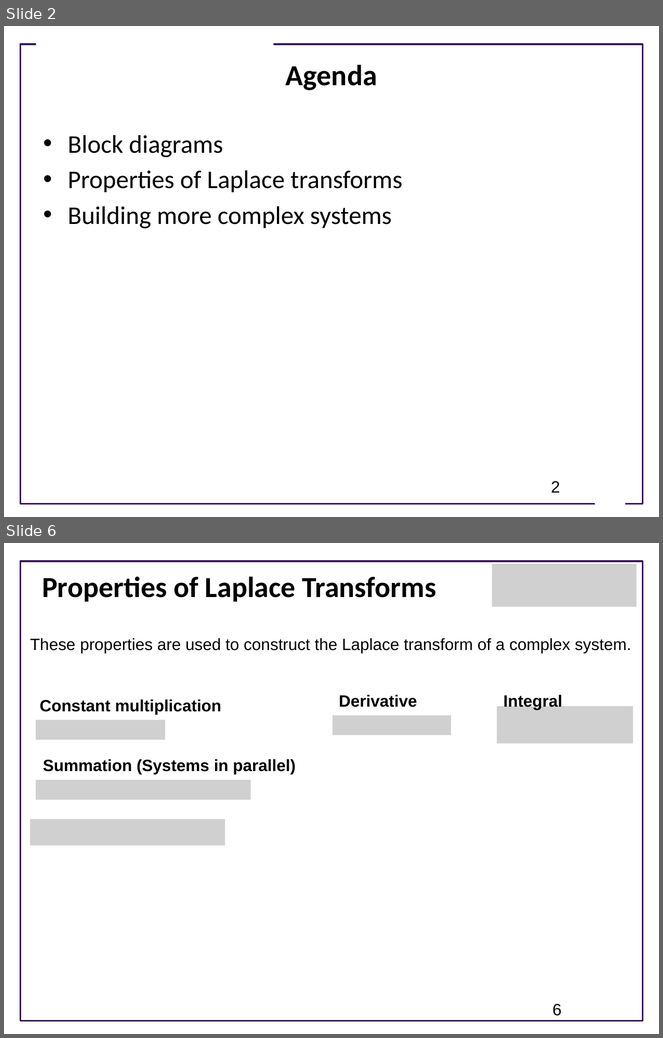
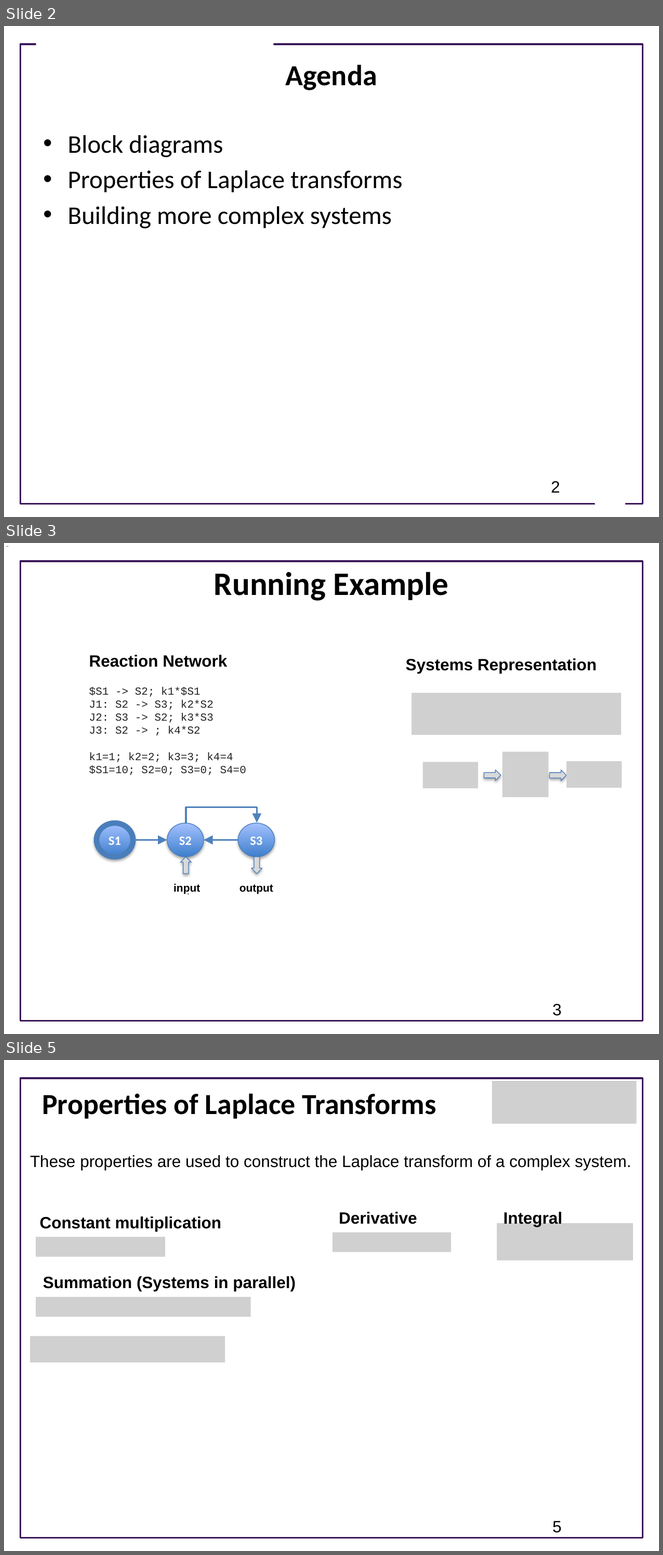
Before and after one commit to joseph-hellerstein/advanced-controls-lectures, a slide deck: Lecture_13-Closed-Loop-Systems/Closed-Loop-Systems.pptx. Shown one above the other, each under a label of ours: slides 2 and 6 before the commit, slides 2, 3 and 5 after it; the slides between them are not shown. The pictures are 663x1038 and 663x1555 pixels, drawn with LibreOffice and Linux fonts; fonts in the diff are those of the drawing; grey boxes stand for pictures; background and template pictures are left out. Boxes give left, top, right and bottom in pixels: in the first picture for what was removed or moved away, otherwise in the second. Text is boxed around its words. In the diff, an @@ line names an element or a change of style, - is before the commit and + after.

```diff
--- a/Lecture_13-Closed-Loop-Systems/Closed-Loop-Systems.pptx
+++ b/Lecture_13-Closed-Loop-Systems/Closed-Loop-Systems.pptx
@@ slide 3 added at (x1=4, y1=543, x2=659, y2=1034), background #FFFFFF; not listed: 1 template element that a slide beside it also shows @@
@@ title added at (x1=214, y1=572, x2=449, y2=601), 36 pt, text #000000, bold @@
+Running Example
@@ text added at (x1=89, y1=655, x2=227, y2=667), 18 pt, text #000000, bold @@
+Reaction Network
@@ text added at (x1=406, y1=658, x2=597, y2=674), 18 pt, text #000000, bold @@
+Systems Representation
@@ text added at (x1=89, y1=687, x2=246, y2=775), 12 pt, text #222222 @@
+$S1 -> S2; k1*$S1
+J1: S2 -> S3; k2*S2
+J2: S3 -> S2; k3*S3
+J3: S2 -> ; k4*S2
+k1=1; k2=2; k3=3; k4=4
+$S1=10; S2=0; S3=0; S4=0
@@ picture added at (x1=412, y1=693, x2=621, y2=735) @@
@@ picture added at (x1=503, y1=752, x2=548, y2=797) @@
@@ picture added at (x1=423, y1=762, x2=478, y2=788) @@
@@ down arrow added at (x1=484, y1=770, x2=501, y2=781), fill #D9D9D9, outline #4B7EBC 0.75 pt @@
@@ down arrow added at (x1=550, y1=770, x2=567, y2=781), fill #D9D9D9, outline #4B7EBC 0.75 pt @@
@@ picture added at (x1=567, y1=761, x2=622, y2=787) @@
@@ group added at (x1=97, y1=807, x2=274, y2=895): 3 ellipses, 2 arrows, 2 down arrows, 2 texts, 1 elbow arrow @@
+S1
+S2
+S3
+input
+output
@@ page number added at (x1=553, y1=1004, x2=562, y2=1016), 18 pt, text #000000 @@
+3
@@ what was slide 6 is now slide 5 @@
@@ page number at (x1=553, y1=1521, x2=562, y2=1533): text changed @@
-6
+5
```
Also in this commit, not shown: 6 slides changed, 2 other slides added, 2 slides removed, 2 other files.
